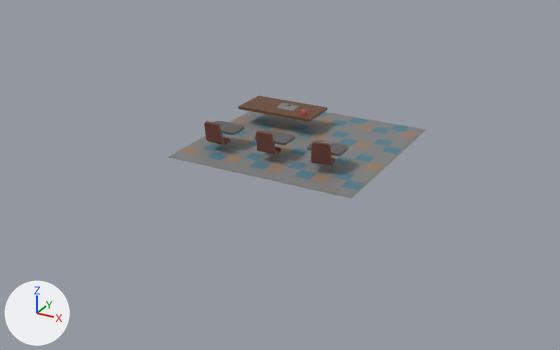
Before and after pictures for a commit that changed the FBX model InitialUnityProject/Assets/Art/Help_Scene.fbx.
Both versions are drawn from a 50 mm lens placed at (0.237, -0.463, 0.204), pointed at (-0.008, -0.019, -0.018). The axes (+X, +Y, +Z) are drawn at lower left. The lights are the same throughout. Where no turn or scale is listed for an object, it has been applied to the vertices.

The older version as bpy lines, for what is in view:
```python
me_mesh = bpy.data.meshes.new('Mesh')
me_mesh.from_pydata(...)  # 1151 vertices, 712 faces; spans x -0.069..0.069, y -0.068..0.0699, z -0.0117..0.0117
me_mesh.materials.append(mat_phong6)  # picture img_empathyjam_enviro_texture_jpg
ob_pplane110 = bpy.data.objects.new('pPlane110', me_mesh)
ob_pplane110.location = (0.0, 0.0, 0.0128)
```
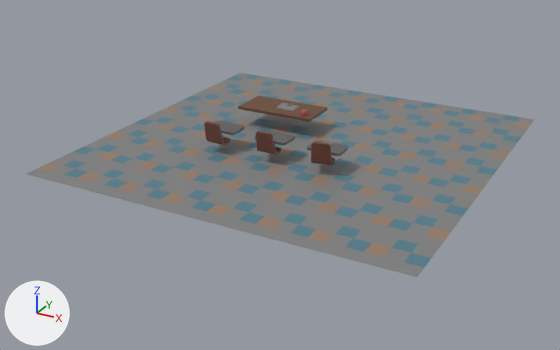
Where the change shows, as pixel boxes [x1, y1, x2, y2] in the pictures (560 x 350 px; the box of a moved part takes in the faces that stretch with it):
'pPlane110', reshaped, moved (96% wider, 97% taller): before [168, 96, 426, 199]; after [27, 73, 534, 277]
part 1 of me_mesh, moved or reshaped: before [255, 170, 278, 179]; after [196, 211, 222, 223]
part 2 of me_mesh, moved or reshaped: before [286, 176, 309, 186]; after [239, 212, 265, 224]
part 3 of me_mesh, moved or reshaped: before [271, 173, 293, 182]; after [222, 208, 248, 220]
part 4 of me_mesh, moved or reshaped: before [264, 164, 286, 173]; after [207, 204, 232, 215]
part 5 of me_mesh, moved or reshaped: before [242, 166, 263, 175]; after [218, 197, 242, 208]
part 6 of me_mesh, moved or reshaped: before [279, 167, 301, 176]; after [213, 216, 238, 227]
part 7 of me_mesh, moved or reshaped: before [295, 170, 317, 179]; after [233, 201, 257, 212]
part 8 of me_mesh, moved or reshaped: before [302, 180, 324, 189]; after [249, 205, 274, 216]
part 9 of me_mesh, moved or reshaped: before [309, 174, 332, 183]; after [259, 198, 283, 209]
part 10 of me_mesh, moved or reshaped: before [273, 158, 294, 167]; after [228, 191, 251, 201]
part 11 of me_mesh, moved or reshaped: before [317, 183, 341, 193]; after [268, 191, 291, 202]
part 12 of me_mesh, moved or reshaped: before [287, 161, 309, 170]; after [253, 188, 276, 198]
part 13 of me_mesh, moved or reshaped: before [250, 161, 271, 169]; after [236, 184, 261, 194]
part 14 of me_mesh, moved or reshaped: before [303, 164, 324, 173]; after [228, 220, 255, 232]
part 15 of me_mesh, deleted: before [171, 111, 423, 197]
part 16 of me_mesh, built on: before [168, 111, 426, 199]; after [27, 73, 534, 277]

The edits, one by one:
me_mesh is used by ob_pplane110; location (0.0, 0.0, 0.0128).
me_mesh had 1151 vertices, 712 faces and spanned x -0.069..0.069, y -0.068..0.0699, z -0.0117..0.0117.
me_mesh now has 2879 vertices, 1144 faces and spans x -0.1346..0.1346, y -0.1351..0.1351, z -0.0123..0.0123.
me_mesh part 1: the loose piece of 4 vertices spanning x 0.0..0.0112, y -0.0664..-0.0552, z -0.0115 is moved by (0.0, -0.0687, -0.0007).
me_mesh part 2: the loose piece of 4 vertices spanning x 0.0224..0.0336, y -0.0664..-0.0552, z -0.0115 is moved by (0.0, -0.0575, -0.0007).
me_mesh part 3: the loose piece of 4 vertices spanning x 0.0112..0.0224, y -0.0664..-0.0552, z -0.0115 is moved by (0.0, -0.0575, -0.0007).
me_mesh part 4: the loose piece of 4 vertices spanning x 0.0..0.0112, y -0.0551..-0.0439, z -0.0115 is moved by (0.0, -0.0687, -0.0007).
me_mesh part 5: the loose piece of 4 vertices spanning x -0.0112..0.0, y -0.0664..-0.0552, z -0.0115 is moved by (0.0112, -0.0463, -0.0007).
me_mesh part 6: the loose piece of 4 vertices spanning x 0.0112..0.0224, y -0.0551..-0.0439, z -0.0115 is moved by (0.0, -0.0799, -0.0007).
me_mesh part 7: the loose piece of 4 vertices spanning x 0.0224..0.0336, y -0.0551..-0.0439, z -0.0115 is moved by (-0.0112, -0.0575, -0.0007).
me_mesh part 8: the loose piece of 4 vertices spanning x 0.0336..0.0449, y -0.0664..-0.0552, z -0.0115 is moved by (-0.0112, -0.0463, -0.0007).
me_mesh part 9: the loose piece of 4 vertices spanning x 0.0336..0.0449, y -0.0551..-0.0439, z -0.0115 is moved by (-0.0112, -0.0463, -0.0007).
me_mesh part 10: the loose piece of 4 vertices spanning x 0.0..0.0112, y -0.0439..-0.0327, z -0.0115 is moved by (0.0, -0.0575, -0.0007).
me_mesh part 11: the loose piece of 4 vertices spanning x 0.0449..0.0561, y -0.0664..-0.0552, z -0.0115 is moved by (-0.0224, -0.0239, -0.0007).
me_mesh part 12: the loose piece of 4 vertices spanning x 0.0112..0.0224, y -0.0439..-0.0327, z -0.0115 is moved by (0.0, -0.0463, -0.0007).
me_mesh part 13: the loose piece of 4 vertices spanning x -0.0112..0.0, y -0.0551..-0.0439, z -0.0115 is moved by (0.0112, -0.0351, -0.0007).
me_mesh part 14: the loose piece of 4 vertices spanning x 0.0224..0.0336, y -0.0439..-0.0327, z -0.0115 is moved by (0.0, -0.0911, -0.0007).
me_mesh part 15: 130 loose pieces with 520 vertices, spanning x -0.0673..0.0673, y -0.0664..0.0682, z -0.0115, are deleted.
me_mesh part 16: 4 vertices removed from x -0.069..0.069, y -0.068..0.0699, z -0.0117; 2252 vertices added at x -0.1346..0.1346, y -0.1351..0.1351, z -0.0123..-0.0122.
Object 'pPlane110' (ob_pplane110) moves from (0.0, 0.0, 0.0128) to (0.0, 0.0005, 0.0122).
